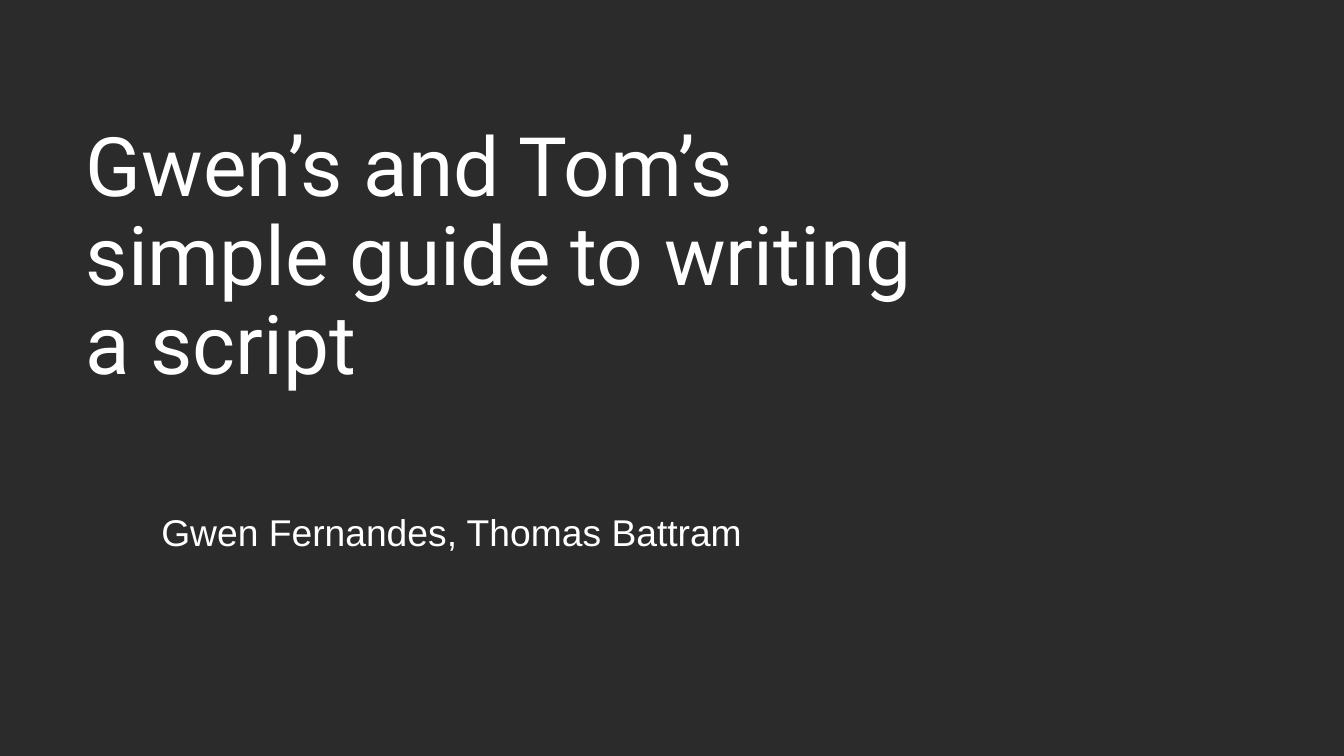
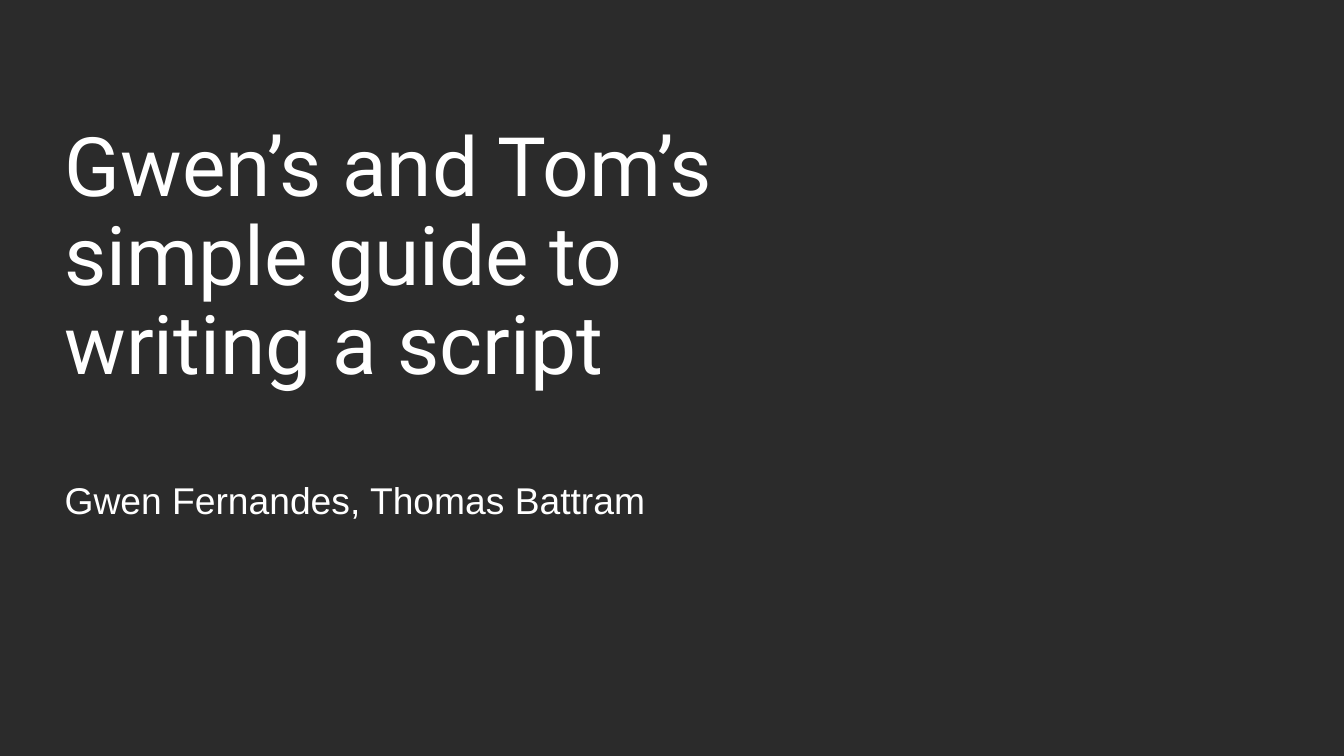
Before and after one commit to thomasbattram/how_to_write_a_script, a slide deck: slide 1 of slides/how_to_write_a_script.pptx. Drawn at 1344x756 pixels with LibreOffice and Linux fonts; fonts in the diff are those of the drawing; background and template pictures are left out; a plain dark background stands for a picture behind light text. Boxes give left, top, right and bottom in pixels: in the first picture for what was removed or moved away, otherwise in the second. Text is boxed around its words. In the diff, an @@ line names an element or a change of style, - is before the commit and + after.

```diff
--- a/slides/how_to_write_a_script.pptx
+++ b/slides/how_to_write_a_script.pptx
@@ title "Gwen’s and Tom’s simple guide ..." rewrapped from <box>86,134,911,391</box> to <box>65,134,712,391</box> @@
@@ subtitle "Gwen Fernandes, Thomas Battram": place and size @@
-subtitle "Gwen Fernandes, Thomas Battram" at <box>161,519,742,551</box>
+subtitle "Gwen Fernandes, Thomas Battram" at <box>65,487,645,519</box>
```
Also in this commit, not shown: 10 other slides changed, 6 slides added, 12 other files.
